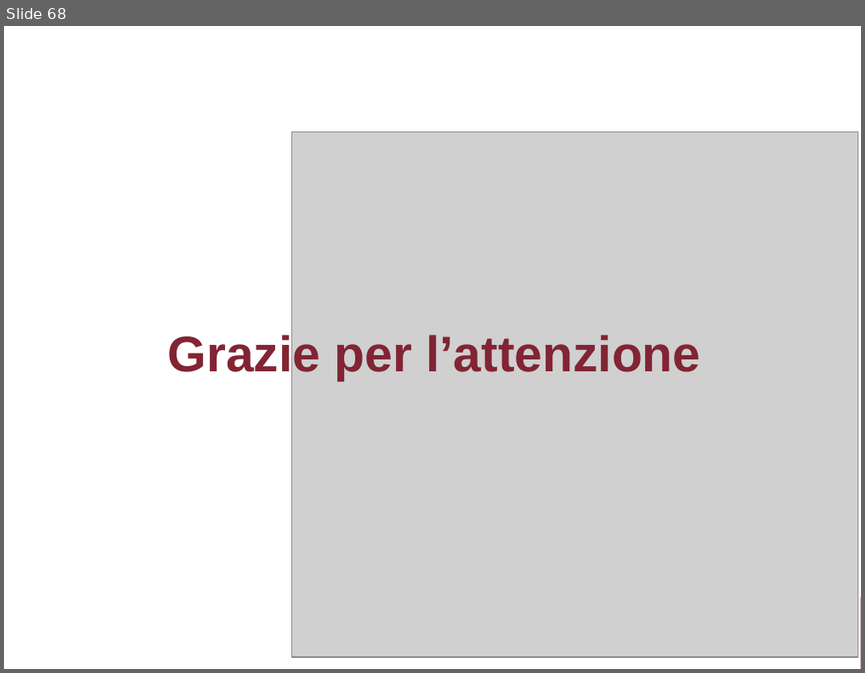
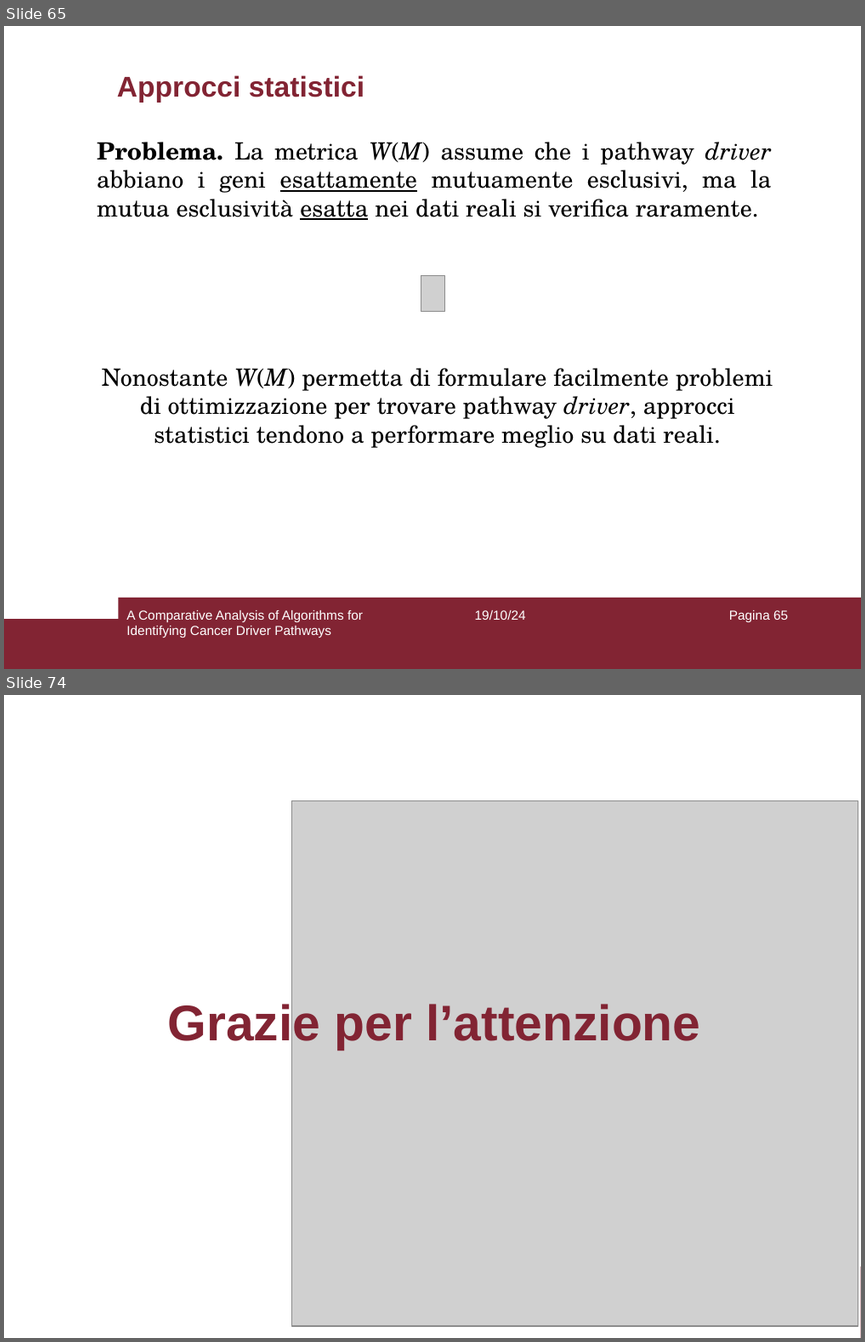
Before and after one commit to aflaag/bsc-thesis, a slide deck: presentation/slides.odp. Shown one above the other, each under a label of ours: slide 68 before the commit, slides 65 and 74 after it; the slides between them are not shown. The pictures are 865x673 and 865x1342 pixels, drawn with LibreOffice and Linux fonts; fonts in the diff are those of the drawing; grey boxes stand for pictures. Boxes give left, top, right and bottom in pixels: in the first picture for what was removed or moved away, otherwise in the second. Text is boxed around its words. In the diff, an @@ line names an element or a change of style, - is before the commit and + after.

```diff
--- a/presentation/slides.odp
+++ b/presentation/slides.odp
@@ slide 65 added at box(4, 26, 861, 669), background #FFFFFF; not listed: 2 template elements that a slide beside it also shows @@
@@ title added at box(117, 75, 364, 102), 24 pt, text #822433, bold @@
+Approcci statistici
@@ text added at box(97, 142, 772, 220), 20 pt, text #000000 @@
+Problema. La metrica W(M) assume che i pathway driver abbiano i geni esattamente mutuamente esclusivi, ma la mutua esclusività esatta nei dati reali si verifica raramente.
@@ picture added at box(421, 275, 445, 311) @@
@@ rectangle added at box(122, 293, 143, 323), fill #FFFFFF @@
@@ text added at box(102, 368, 773, 448), 20 pt, text #000000 @@
+Nonostante W(M) permetta di formulare facilmente problemi di ottimizzazione per trovare pathway driver, approcci statistici tendono a performare meglio su dati reali.
@@ text added at box(126, 610, 363, 637), 11 pt, text #FFFFFF @@
+A Comparative Analysis of Algorithms for Identifying Cancer Driver Pathways
@@ text added at box(475, 610, 526, 619), 11 pt, text #FFFFFF @@
+19/10/24
@@ page number added at box(729, 610, 788, 622), 11 pt, text #FFFFFF @@
+Pagina 65
@@ what was slide 68 is now slide 74 @@
```
Also in this commit, not shown: 66 slides changed, 5 other slides added, 9 other files.
